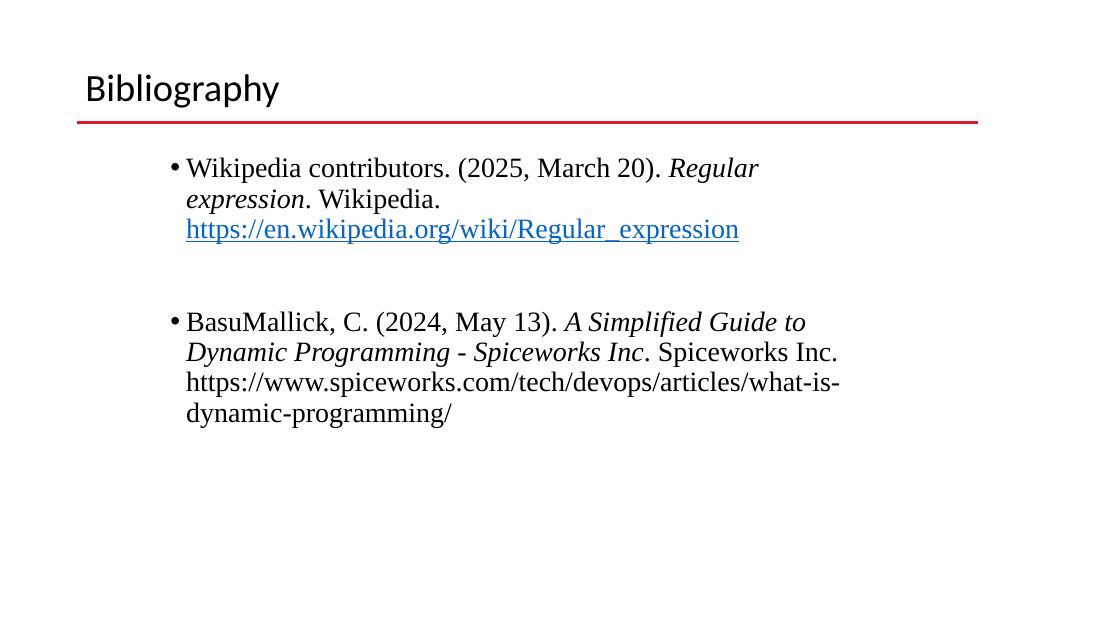
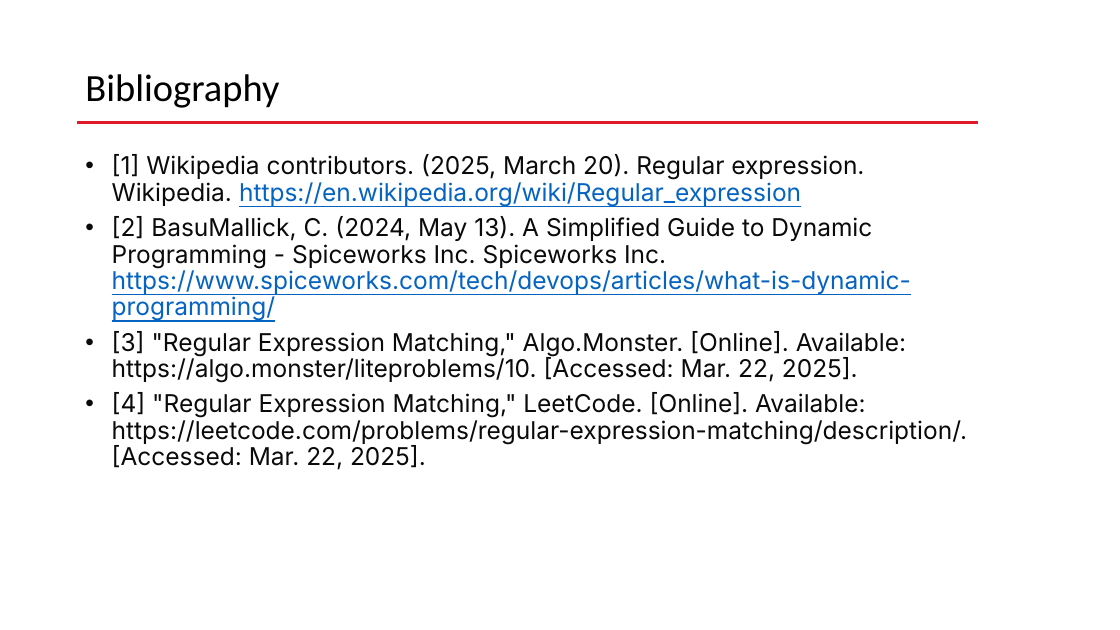
Before and after one commit to SizhiChen/5008-inClass-Presentation, a slide deck: slide 8 of presentation.pptx. Drawn at 1120x630 pixels with LibreOffice and Linux fonts; fonts in the diff are those of the drawing; background and template pictures are left out. Boxes give left, top, right and bottom in pixels: in the first picture for what was removed or moved away, otherwise in the second. Text is boxed around its words. In the diff, an @@ line names an element or a change of style, - is before the commit and + after.

Commit message:
update the Bibliography

```diff
--- a/presentation.pptx
+++ b/presentation.pptx
@@ text at [112, 154, 968, 470]: text changed; size 24 to 21 pt; font Times New Roman to Inter; text colour #000000 to #0A0A0A @@
-• Wikipedia contributors. (2025, March 20). Regular expression. Wikipedia. https://en.wikipedia.org/wiki/Regular_expression
-• BasuMallick, C. (2024, May 13). A Simplified Guide to Dynamic Programming - Spiceworks Inc. Spiceworks Inc. https://www.spiceworks.com/tech/devops/articles/what-is-dynamic-programming/
+• [1] Wikipedia contributors. (2025, March 20). Regular expression. Wikipedia. https://en.wikipedia.org/wiki/Regular_expression
+• [2] BasuMallick, C. (2024, May 13). A Simplified Guide to Dynamic Programming - Spiceworks Inc. Spiceworks Inc. https://www.spiceworks.com/tech/devops/articles/what-is-dynamic-programming/
+• [3] "Regular Expression Matching," Algo.Monster. [Online]. Available: https://algo.monster/liteproblems/10. [Accessed: Mar. 22, 2025].
+• [4] "Regular Expression Matching," LeetCode. [Online]. Available: https://leetcode.com/problems/regular-expression-matching/description/. [Accessed: Mar. 22, 2025].
```
Also in this commit, not shown: 1 other slide changed.
